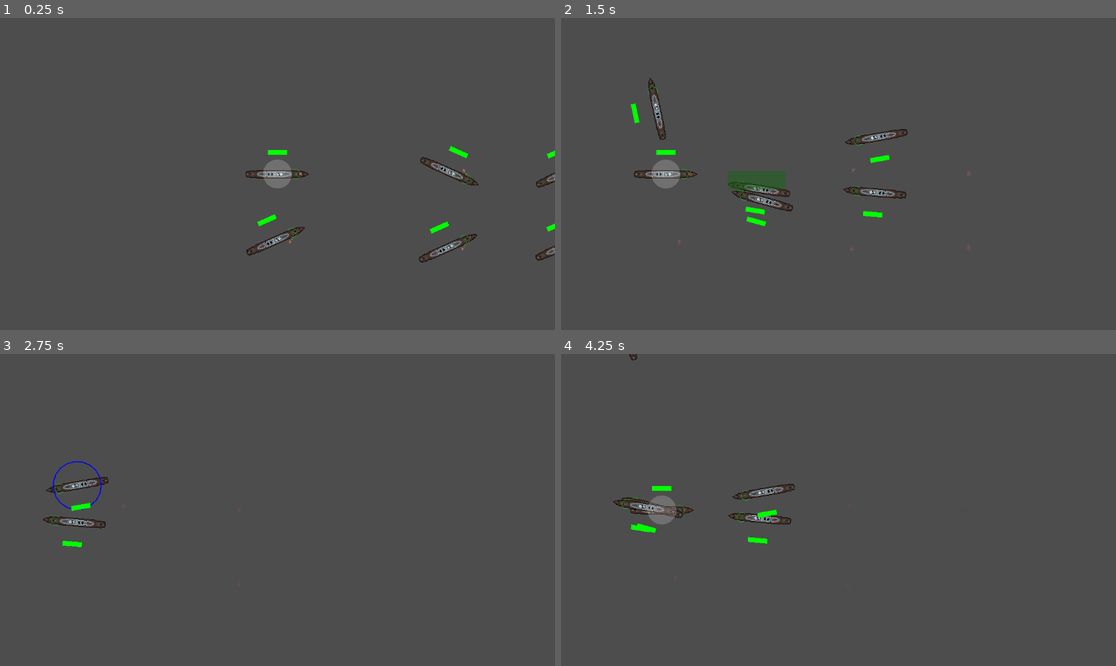
Above: before the commit, frames 1-4 (two rows, left to right).
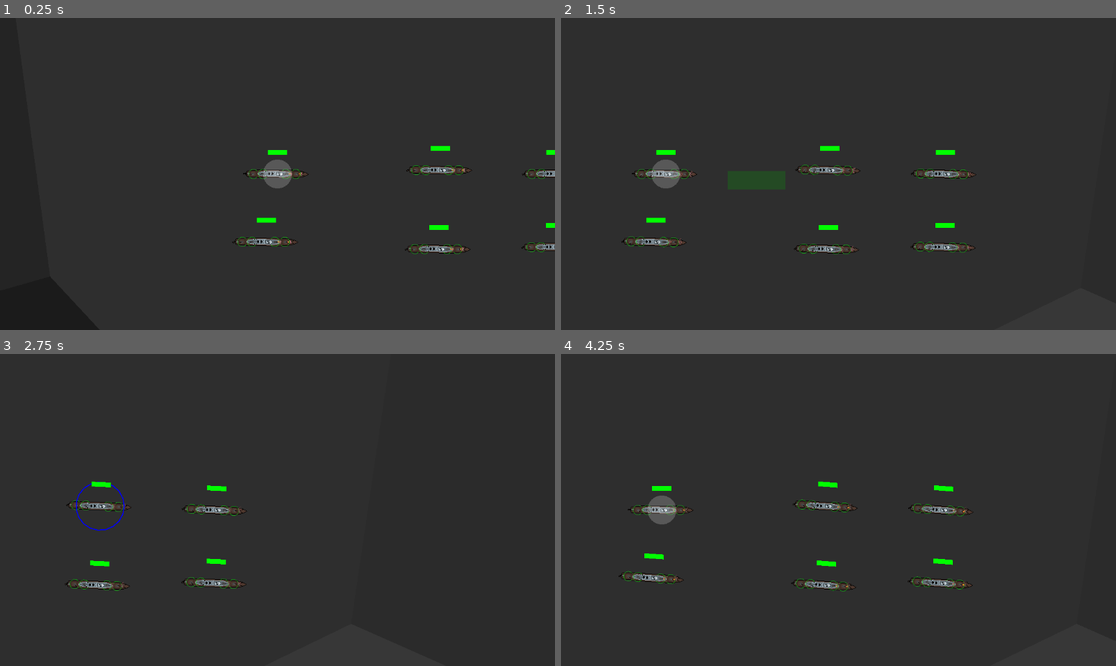
Above: after the commit, the same moments.

Repository: ObfuscatedOwl/bote-game
Game: Godot game, scene res://scenes/testScene.tscn
Two runs of this game, one before a commit and one after it. Both use one fixed random seed, a clock stepped at 60 frames per second and the inputs below.
Inputs (mouse positions are in pixels of both pictures, inside the frame that each line leads up to):
- Up to frame 1 (0.25 s): no input
- Up to frame 2 (1.5 s): tap Enter (runRotor) at 0.5 s; move the mouse to (960, 158) at 0.52 s; hold Right (ui_right) 0.53-1.25 s; tap A (A) at 0.6 s; click (960, 158) at 0.67 s; tap D (D) at 0.8 s; drag from (727, 189) to (899, 133) at 1.27 s
- Up to frame 3 (2.75 s): move the mouse to (333, 441) at 2.02 s; hold Right (ui_right) from 2.03 s (still down); tap S (S) at 2.1 s; tap W (W) at 2.3 s
- Up to frame 4 (4.25 s): release Right (ui_right) at 2.75 s; drag from (810, 572) to (633, 522) at 2.77 s; move the mouse to (1005, 556) at 3.52 s; hold Left (ui_left) from 3.53 s (still down); tap A (A) at 3.6 s; tap D (D) at 3.8 s

The runs differ from the first frame. In frame 1, 99% of the frame differs, in the area x 0-100%, y 0-100%; in frame 2, 97%; in frame 3, 97%; in frame 4, 97%.

Commit message:
Fixes:
Terrain, turrets and bullets have been updated significantly - pathfinding now fully works

Diff:
--- a/bote game/project.godot
+++ b/bote game/project.godot
@@ -12,7 +12,7 @@
 
 config/name="boat game"
 run/main_scene="res://scenes/testScene.tscn"
-config/features=PackedStringArray("4.0")
+config/features=PackedStringArray("4.1")
 config/icon="res://icon.png"
 
 [input]
--- a/bote game/scenes/bote.tscn
+++ b/bote game/scenes/bote.tscn
@@ -1,7 +1,7 @@
 [gd_scene load_steps=6 format=3 uid="uid://82s0k7lpx1un"]
 
 [ext_resource type="Script" path="res://scripts/boteController.gd" id="1_jvag8"]
-[ext_resource type="Texture2D" uid="uid://bwwglaykga4y3" path="res://sprites/botes/rudder.png" id="2_r825u"]
+[ext_resource type="Texture2D" uid="uid://bwwglaykga4y3" path="res://sprites/botes/Rudder.png" id="3_jhuji"]
 [ext_resource type="Texture2D" uid="uid://63k7u6yw04cs" path="res://sprites/botes/Destroyer.png" id="3_kr6kh"]
 [ext_resource type="Script" path="res://scripts/boteHealth.gd" id="3_lgynd"]
 [ext_resource type="PackedScene" uid="uid://dhrvsxswyqo8t" path="res://scenes/turret.tscn" id="5_7duhv"]
@@ -15,12 +15,12 @@
 texture = ExtResource("3_kr6kh")
 
 [node name="rudder" type="Sprite2D" parent="bote2pointOh"]
-position = Vector2(0.00011584, 32)
-rotation = 1.57079
-texture = ExtResource("2_r825u")
-offset = Vector2(2.5, 0)
+position = Vector2(0, 66.5)
+rotation = 3.14159
+texture = ExtResource("3_jhuji")
 
 [node name="NavigationAgent2D" type="NavigationAgent2D" parent="."]
+avoidance_enabled = true
 
 [node name="health" type="Node2D" parent="."]
 z_index = 1
@@ -31,12 +31,22 @@
 
 [node name="botePolygon" type="CollisionPolygon2D" parent="health/hitbox"]
 position = Vector2(0, 0.5)
-polygon = PackedVector2Array(-66, 0, -63, -8, 56, -7, 66, 0, 56, 7, -63, 8)
+polygon = PackedVector2Array(-66, -0.5, -63, -8.5, 56, -7.5, 66, -0.5, 56, 6.5, -63, 7.5)
 
 [node name="turrets" type="Node2D" parent="."]
 
-[node name="Turret" parent="turrets" instance=ExtResource("5_7duhv")]
-position = Vector2(37, 0)
-maxRotation = 2.25
+[node name="turret" parent="turrets" instance=ExtResource("5_7duhv")]
+position = Vector2(38, 0)
+
+[node name="turret2" parent="turrets" instance=ExtResource("5_7duhv")]
+position = Vector2(17, 0)
+
+[node name="turret3" parent="turrets" instance=ExtResource("5_7duhv")]
+position = Vector2(-30, 0)
+rotation = 3.14159
+
+[node name="turret4" parent="turrets" instance=ExtResource("5_7duhv")]
+position = Vector2(-50, 0)
+rotation = 3.14159
 
 [connection signal="area_entered" from="health/hitbox" to="health" method="_on_hitbox_entered"]
--- a/bote game/scenes/bullet.tscn
+++ b/bote game/scenes/bullet.tscn
@@ -1,6 +1,6 @@
 [gd_scene load_steps=2 format=3 uid="uid://dpe3cg4ymnbca"]
 
-[ext_resource type="Script" path="res://scripts/bullet.gd" id="1_qoso5"]
+[ext_resource type="Script" path="res://scripts/turret/bullet.gd" id="1_dk7nn"]
 
 [node name="bullet" type="Node2D"]
-script = ExtResource("1_qoso5")
+script = ExtResource("1_dk7nn")
--- a/bote game/scenes/terrain.tscn
+++ b/bote game/scenes/terrain.tscn
@@ -1,8 +1,8 @@
 [gd_scene load_steps=9 format=3 uid="uid://dabl0ajxiu4on"]
 
-[ext_resource type="Script" path="res://scripts/terrain.gd" id="1_bdw1v"]
+[ext_resource type="Script" path="res://scripts/terrain/terrain.gd" id="1_fgbry"]
 [ext_resource type="Texture2D" uid="uid://bcxhwp28s8u4g" path="res://sprites/tilemap/Sand.png" id="2_bia0i"]
-[ext_resource type="Script" path="res://scripts/customAutoTile.gd" id="3_ci1mg"]
+[ext_resource type="Script" path="res://scripts/terrain/customAutoTile.gd" id="3_y6yyw"]
 
 [sub_resource type="Gradient" id="Gradient_eypxo"]
 offsets = PackedFloat32Array(0, 0.00645161, 1)
@@ -41,7 +41,7 @@
 sources/0 = SubResource("TileSetAtlasSource_bbc65")
 
 [node name="Terrain" type="Node2D"]
-script = ExtResource("1_bdw1v")
+script = ExtResource("1_fgbry")
 
 [node name="Noise" type="Sprite2D" parent="."]
 texture = SubResource("NoiseTexture2D_1kffh")
@@ -49,6 +49,6 @@
 [node name="Sand" type="TileMap" parent="."]
 tile_set = SubResource("TileSet_mh7ir")
 format = 2
-script = ExtResource("3_ci1mg")
+script = ExtResource("3_y6yyw")
 
 [node name="Camera2D" type="Camera2D" parent="."]
--- a/bote game/scenes/testScene.tscn
+++ b/bote game/scenes/testScene.tscn
@@ -1,8 +1,9 @@
-[gd_scene load_steps=5 format=3 uid="uid://b40crqmjyah52"]
+[gd_scene load_steps=6 format=3 uid="uid://b40crqmjyah52"]
 
 [ext_resource type="Script" path="res://scripts/camera.gd" id="1_2k4r3"]
 [ext_resource type="Script" path="res://scripts/boteHolder.gd" id="2_1en8m"]
 [ext_resource type="PackedScene" uid="uid://82s0k7lpx1un" path="res://scenes/bote.tscn" id="3_b5p0u"]
+[ext_resource type="PackedScene" uid="uid://dxujpy0et70qg" path="res://scenes/voronoiTerrain.tscn" id="4_phxbj"]
 
 [sub_resource type="NavigationPolygon" id="NavigationPolygon_xp063"]
 vertices = PackedVector2Array(-441, -280, -72, -278, -298, -165, 147, -300, 371, -233, 187, -186, 98, -213, -502, 223, -189, -14, 398, -51, 349, 309, 65, -269)
@@ -17,6 +18,7 @@
 [node name="NavigationRegion2D" type="NavigationRegion2D" parent="."]
 scale = Vector2(100, 100)
 navigation_polygon = SubResource("NavigationPolygon_xp063")
+enabled = false
 
 [node name="Polygon2D" type="Polygon2D" parent="NavigationRegion2D"]
 visible = false
@@ -26,6 +28,7 @@
 script = ExtResource("2_1en8m")
 
 [node name="bote" parent="boteHolder" instance=ExtResource("3_b5p0u")]
+playerKeyControlled = true
 
 [node name="bote2" parent="boteHolder" instance=ExtResource("3_b5p0u")]
 position = Vector2(338, -8)
@@ -41,3 +44,5 @@
 
 [node name="bote6" parent="boteHolder" instance=ExtResource("3_b5p0u")]
 position = Vector2(577, 152)
+
+[node name="voronoiTerrain" parent="." instance=ExtResource("4_phxbj")]
--- a/bote game/scenes/turret.tscn
+++ b/bote game/scenes/turret.tscn
@@ -1,8 +1,8 @@
 [gd_scene load_steps=14 format=3 uid="uid://dhrvsxswyqo8t"]
 
-[ext_resource type="Script" path="res://scripts/turret.gd" id="1_gkw0t"]
-[ext_resource type="Texture2D" uid="uid://bsm3mio6i0xcm" path="res://sprites/botes/GunMk1.png" id="2_l28ed"]
-[ext_resource type="Script" path="res://scripts/rangeDisplay.gd" id="3_b1ote"]
+[ext_resource type="Script" path="res://scripts/turret/turret.gd" id="1_g1rrf"]
+[ext_resource type="Texture2D" uid="uid://cwpvvt4408qj3" path="res://sprites/botes/Light gun.png" id="2_6o38i"]
+[ext_resource type="Script" path="res://scripts/turret/rangeDisplay.gd" id="3_tnhvr"]
 
 [sub_resource type="Gradient" id="Gradient_8ytho"]
 offsets = PackedFloat32Array(0, 0.874126, 1)
@@ -66,10 +66,21 @@
 hue_variation_max = -0.82
 hue_variation_curve = SubResource("CurveTexture_h43xv")
 
-[node name="Turret" type="Node2D"]
-script = ExtResource("1_gkw0t")
-maxRotation = 0.69
+[node name="turret" type="Node2D"]
+script = ExtResource("1_g1rrf")
+maxRotation = 2.5
 metadata/_edit_horizontal_guides_ = []
+
+[node name="Sprite2D" type="Sprite2D" parent="."]
+rotation = 1.5708
+texture = ExtResource("2_6o38i")
+offset = Vector2(0, -2)
+
+[node name="Camera2D" type="Camera2D" parent="."]
+zoom = Vector2(5, 5)
+
+[node name="firingRange" type="Node2D" parent="."]
+script = ExtResource("3_tnhvr")
 
 [node name="Smoke" type="GPUParticles2D" parent="."]
 position = Vector2(8, 0)
@@ -82,7 +93,7 @@
 explosiveness = 1.0
 
 [node name="Fire" type="GPUParticles2D" parent="."]
-position = Vector2(8, 0)
+position = Vector2(6, 0)
 rotation = 1.5708
 emitting = false
 amount = 16
@@ -90,14 +101,3 @@
 lifetime = 0.3
 one_shot = true
 explosiveness = 0.1
-
-[node name="Sprite2D" type="Sprite2D" parent="."]
-rotation = 1.5708
-texture = ExtResource("2_l28ed")
-offset = Vector2(0, -2)
-
-[node name="Camera2D" type="Camera2D" parent="."]
-zoom = Vector2(5, 5)
-
-[node name="firingRange" type="Node2D" parent="."]
-script = ExtResource("3_b1ote")
--- a/bote game/scenes/turretTestScene.tscn
+++ b/bote game/scenes/turretTestScene.tscn
@@ -1,6 +1,6 @@
 [gd_scene load_steps=5 format=3 uid="uid://bwexrebmkp5tq"]
 
-[ext_resource type="Script" path="res://scripts/turretTestScene.gd" id="1_ji4t0"]
+[ext_resource type="Script" path="res://scripts/turret/turretTestScene.gd" id="1_ueyr8"]
 [ext_resource type="Script" path="res://scripts/camera.gd" id="2_7x18y"]
 [ext_resource type="Script" path="res://scripts/boteHolder.gd" id="2_voxgj"]
 
@@ -10,7 +10,7 @@
 outlines = Array[PackedVector2Array]([PackedVector2Array(-189, -14, 65, -269, 98, -213, 147, -300, 371, -233, 187, -186, 398, -51, 349, 309, -502, 223, -441, -280, -72, -278, -298, -165)])
 
 [node name="turretTestScene" type="Node2D"]
-script = ExtResource("1_ji4t0")
+script = ExtResource("1_ueyr8")
 
 [node name="NavigationRegion2D" type="NavigationRegion2D" parent="."]
 visible = false
--- a/bote game/scenes/voronoiTerrain.tscn
+++ b/bote game/scenes/voronoiTerrain.tscn
@@ -1,14 +1,9 @@
-[gd_scene load_steps=3 format=3 uid="uid://dxujpy0et70qg"]
+[gd_scene load_steps=2 format=3 uid="uid://dxujpy0et70qg"]
 
-[ext_resource type="Script" path="res://scripts/voronoiTerrain.gd" id="1_eduh8"]
-
-[sub_resource type="NavigationPolygon" id="NavigationPolygon_6bkky"]
+[ext_resource type="Script" path="res://scripts/terrain/voronoiTerrain.gd" id="1_n4y6c"]
 
 [node name="voronoiTerrain" type="Node2D"]
-script = ExtResource("1_eduh8")
+script = ExtResource("1_n4y6c")
 
 [node name="Camera2D" type="Camera2D" parent="."]
 zoom = Vector2(-0.028, -0.028)
-
-[node name="voronoiNavRegion" type="NavigationRegion2D" parent="."]
-navigation_polygon = SubResource("NavigationPolygon_6bkky")
--- a/bote game/scripts/boteController.gd
+++ b/bote game/scripts/boteController.gd
@@ -1,4 +1,6 @@
 extends Node2D
+
+@export var playerShip = true
 
 var actions = {"throtU" : false, "throtD" : false, "ruddL" : false, "ruddR" : true}
 var keybinds = {"W" : "throtU", "S" : "throtD", "A" : "ruddL", "D" : "ruddR"}
@@ -26,8 +28,7 @@
 var formationCommands = []
 var formationLeader = null
 
-
-const playerControlled = false
+@export var playerKeyControlled = false
 var targetPos = Vector2(0, 0)
 const closeEnough = 80
 var metTarget = true
@@ -120,8 +121,7 @@
 	#since we're not going to a target immediately this may not be needed
 
 func _process(delta):
-	delta=delta*20
-	if playerControlled:
+	if playerKeyControlled:
 		for key in keybinds.keys():
 			actions[keybinds[key]] = Input.is_action_pressed(key)
 
--- a/bote game/scripts/rangeDisplay.gd
+++ /dev/null
@@ -1,11 +0,0 @@
-@tool
-extends Node2D
-
-
-func _process(delta):
-	queue_redraw()
-
-func _draw():
-	#print(get_parent().startRotation)
-	var maxRotation = $"..".maxRotation
-	draw_arc(Vector2.ZERO, 10, -maxRotation, +maxRotation, 10, Color(0, 1, 0, 0.5), 1)
--- /dev/null
+++ b/bote game/scripts/terrain/voronoiTerrain.gd
@@ -0,0 +1,133 @@
+extends Node2D
+
+const WATER = Color(0, 0.25, 0.35, 0.3)
+
+var delaunay: Delaunay
+
+func _ready():
+	print("hello????")
+	delaunay = Delaunay.new(Rect2(-50000, -20000, 50000, 20000))
+
+	randomize()
+	for i in range(-20, 20):
+		for j in range(-10, 10):
+			delaunay.add_point(Vector2(i*1000 + randi_range(-300,300), j*1000 + randi_range(-300,300)) * 1.2)
+
+	var triangles = delaunay.triangulate()
+	var regions = delaunay.make_voronoi(triangles)
+
+	var land = createNoise()
+	var regionPolygon = {}
+	var polygonNeighbours = {}
+
+	for region in regions:
+		var polygon = setupPolygon(region, land)
+		add_child(polygon)
+
+		if (polygon.color == WATER):
+			regionPolygon[region] = polygon
+
+	for region in regionPolygon:
+		var neighbours = []
+		for edge in region.neighbours:
+			if edge.other in regionPolygon.keys():
+				neighbours.append(regionPolygon[edge.other])
+		polygonNeighbours[regionPolygon[region]] = neighbours
+
+	var polygons = combineWater(polygonNeighbours)
+	for polygon in polygons:
+		var navRegion = setupNavRegion(polygon)
+		add_child(navRegion)
+
+
+
+func setupNavRegion(polygon: Polygon2D):
+	var navRegion = NavigationRegion2D.new()
+	var navPolygon = NavigationPolygon.new()
+
+	navPolygon.add_outline(polygon.polygon)
+	navPolygon.make_polygons_from_outlines()
+	navRegion.navigation_polygon = navPolygon
+
+	return navRegion
+
+func combineWater(polygonNeighbours: Dictionary):
+	print("how many")
+	var size = polygonNeighbours.size()
+
+	var target = null
+	for polygon in polygonNeighbours:
+		if (polygonNeighbours[polygon] > []):
+			target = polygon
+			continue
+	if not target:
+		return polygonNeighbours
+
+	var newNeighbours = []
+	var oldNeighbours = []
+
+	for oldNeighbour in polygonNeighbours[target]:
+		target.polygon = Geometry2D.merge_polygons(target.polygon, oldNeighbour.polygon)[0]
+		oldNeighbours.append(oldNeighbour)
+
+	for oldNeighbour in oldNeighbours:
+		for newNeighbour in polygonNeighbours[oldNeighbour]:
+			if not (target == newNeighbour or newNeighbour in oldNeighbours):
+				newNeighbours.append(newNeighbour)
+
+	newNeighbours = arrayUnique(newNeighbours)
+	polygonNeighbours[target] = []
+
+	for newNeighbour in newNeighbours:
+		for oldNeighbour in oldNeighbours:
+			if polygonNeighbours[newNeighbour].has(oldNeighbour):
+				polygonNeighbours[newNeighbour].erase(oldNeighbour)
+
+		polygonNeighbours[newNeighbour].append(target)
+		polygonNeighbours[target].append(newNeighbour)
+
+	for oldNeighbour in oldNeighbours:
+		polygonNeighbours.erase(oldNeighbour)
+
+	return combineWater(polygonNeighbours)
+
+func arrayUnique(array: Array):
+	var unique = []
+	for item in array:
+		if not unique.has(item):
+			unique.append(item)
+	return unique
+
+func createNoise():
+	var land = FastNoiseLite.new()
+	land.seed = randi()
+	land.noise_type = 4
+
+	return land
+
+func setupPolygon(region: Delaunay.VoronoiSite, land):
+	var polygon = Polygon2D.new()
+	var p = region.polygon
+	p.append(p[0])
+	polygon.polygon = p
+	polygon.z_index = -1
+
+	var value = land.get_noise_2dv(polygon.polygon[0]/80)
+	var color = value if value > 0 else 1
+
+	if color == 1:
+		polygon.color = WATER
+	else:
+		polygon.color = Color(color, color, color)
+
+	return polygon
+
+func showLine(region: Delaunay.VoronoiSite):
+	var line = Line2D.new()
+	var p = region.polygon
+	p.append(p[0])
+	line.points = p
+	line.width = 3
+	line.default_color = Color.GREEN_YELLOW
+
+	return line
--- /dev/null
+++ b/bote game/scripts/turret/rangeDisplay.gd
@@ -0,0 +1,11 @@
+@tool
+extends Node2D
+
+
+func _process(delta):
+	queue_redraw()
+
+func _draw():
+	var maxRotation = get_parent().maxRotation
+	var relRotation = get_parent().rotation + get_parent().startRotation
+	draw_arc(Vector2.ZERO, 10, - maxRotation - relRotation, maxRotation - relRotation, 10, Color(0, 1, 0, 0.5), 1)
--- a/bote game/scripts/turret.gd
+++ b/bote game/scripts/turret/turret.gd
@@ -23,7 +23,7 @@
 const turretTurnSpeed = 0.8
 var goalRotation = 0
 @export var maxRotation : float
-var startRotation: float = 0
+@export var startRotation: float = 0
 
 func _ready():
 	startRotation = rotation
--- a/bote game/scripts/voronoiTerrain.gd
+++ /dev/null
@@ -1,94 +0,0 @@
-extends Node2D
-
-const WATER = Color(0, 0.25, 0.35, 0.3)
-
-var delaunay: Delaunay
-
-func _ready():
-	delaunay = Delaunay.new(Rect2(-50000, -20000, 50000, 20000))
-
-	randomize()
-	for i in range(-20, 20):
-		for j in range(-10, 10):
-			delaunay.add_point(Vector2(i*1000 + randi_range(-300,300), j*1000 + randi_range(-300,300)) * 1.2)
-
-	var triangles = delaunay.triangulate()
-	var regions = delaunay.make_voronoi(triangles)
-	var polygons = []
-	var land = createNoise()
-
-	for region in regions:
-		var polygon = setupPolygon(region, land)
-		polygons.append(polygon)
-		add_child(polygon)
-
-	# var seaGroups = getSeaGroups(regions, polygons)
-
-	# $voronoiNavRegion.navigation_polygon = setupNavPolygon(seaGroups)
-
-func setupPolygon(region: Delaunay.VoronoiSite, land):
-	var polygon = Polygon2D.new()
-	var p = region.polygon
-	p.append(p[0])
-	polygon.polygon = p
-	polygon.z_index = -1
-
-	var value = land.get_noise_2dv(polygon.polygon[0]/80)
-	var color = value if value > 0 else 1
-
-	if color == 1:
-		polygon.color = WATER
-	else:
-		polygon.color = Color(color, color, color)
-	return polygon
-
-func setupNavPolygon(polygons):
-	var navPolygon = NavigationPolygon.new()
-
-	for polygon in polygons:
-		var navOutline = []
-		for vertex in polygon.polygon:
-			navOutline.append(vertex)
-
-		var outline = PackedVector2Array(navOutline)
-		navPolygon.add_outline(outline)
-
-	navPolygon.make_polygons_from_outlines()
-	return navPolygon
-
-func createNoise():
-	var land = FastNoiseLite.new()
-	land.seed = randi()
-	land.noise_type = 4
-	return land
-
-"""
-func getSeaGroups(regions, polygons):
-	var sites = []
-	for i in range(len(regions)):
-		if polygons[i].color == WATER:
-			sites.append([regions[i], polygons[i]])
-
-	var usedSites = []
-	var seaGroups = []
-
-	groupIndex = 0
-	for site in sites:
-		if site in usedSites:
-			continue
-		usedSites.append(site)
-		seaGroups.append([site])
-
-		var neighbours = getNeighbours(site, usedSites)
-		usedSites += neighbours
-		seaGroups[groupIndex] += neighbours
-
-		while neighbours:
-			var nextNeighbours = []
-			for neighbour in neighbours:
-				nextNeighbours += getNeighbours(neighbour, usedSites)
-
-			usedSites += nextNeighbours
-			seaGroups[groupIndex] += nextNeighbours
-			neighbours = nextNeighbours
-"""
Renamed: bote game/scripts/customAutoTile.gd -> bote game/scripts/terrain/customAutoTile.gd
Renamed: bote game/scripts/terrain.gd -> bote game/scripts/terrain/terrain.gd
Renamed: bote game/scripts/bullet.gd -> bote game/scripts/turret/bullet.gd
Renamed: bote game/scripts/turretTestScene.gd -> bote game/scripts/turret/turretTestScene.gd
Binary file changed: bote game/sprites/botes/Destroyer.png
Binary file added: bote game/sprites/botes/Light gun.png
Not shown, changed: bote game/sprites/botes/Light gun.png.import
Binary file changed: bote game/sprites/botes/rudder.png
